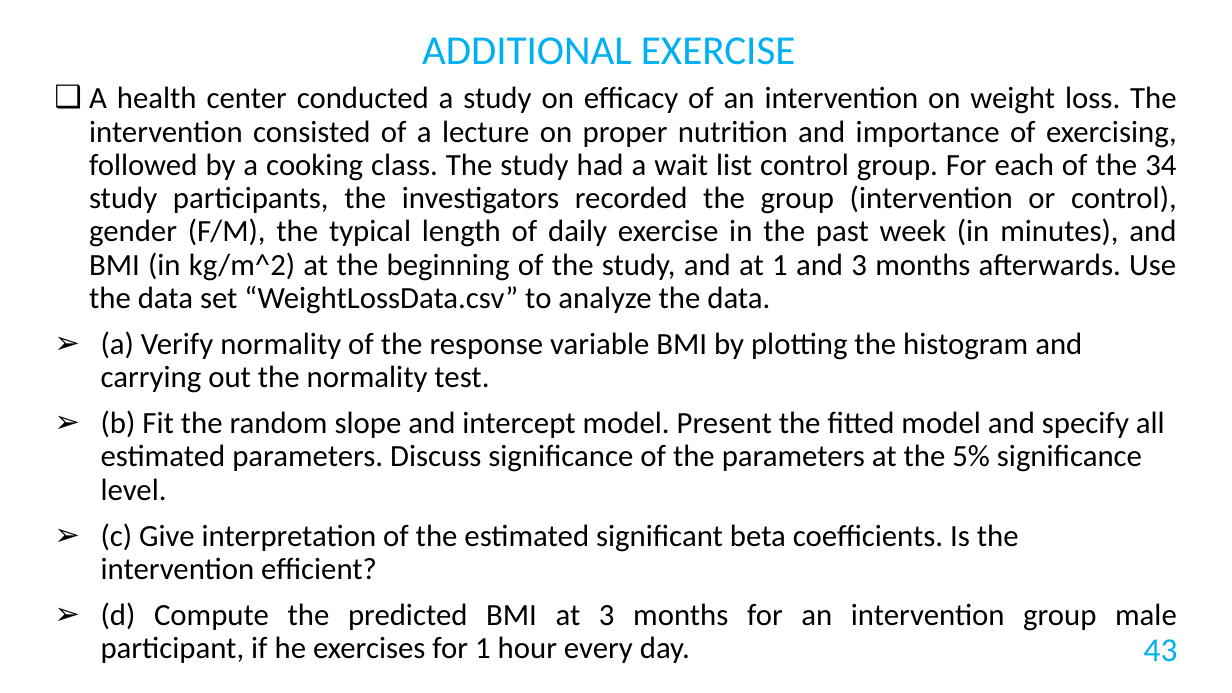
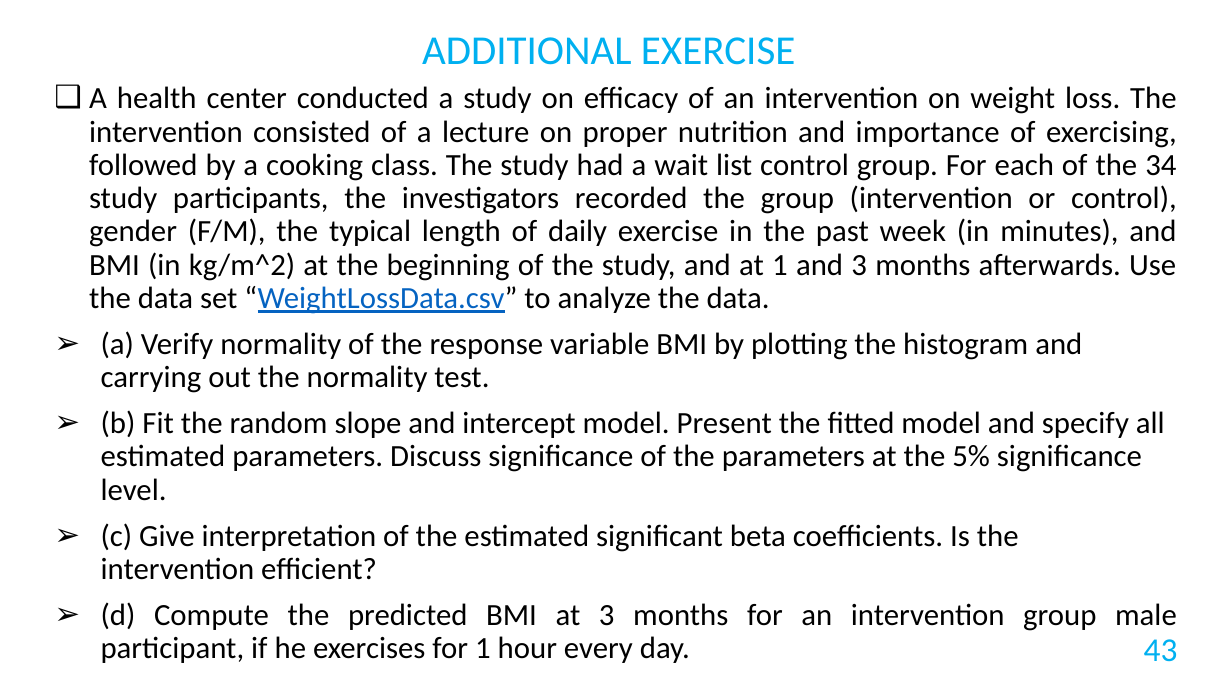
Before and after one commit to socalrug/regression_models_2021-02-09, a slide deck: slide 43 of Modeling Normally Distributed Data with Repeated Measures 2.9.2021.pptx. Drawn at 1232x693 pixels with LibreOffice and Linux fonts; fonts in the diff are those of the drawing. Boxes give left, top, right and bottom in pixels: in the first picture for what was removed or moved away, otherwise in the second. Text is boxed around its words. In the diff, an @@ line names an element or a change of style, - is before the commit and + after.

```diff
--- a/Modeling Normally Distributed Data with Repeated Measures 2.9.2021.pptx
+++ b/Modeling Normally Distributed Data with Repeated Measures 2.9.2021.pptx
@@ subtitle at box(89, 86, 1177, 314): text colour #000000 to #0563C1, underline on in "“WeightLossData.csv”" @@
```
Also in this commit, not shown: 2 other slides changed, 1 other file.
